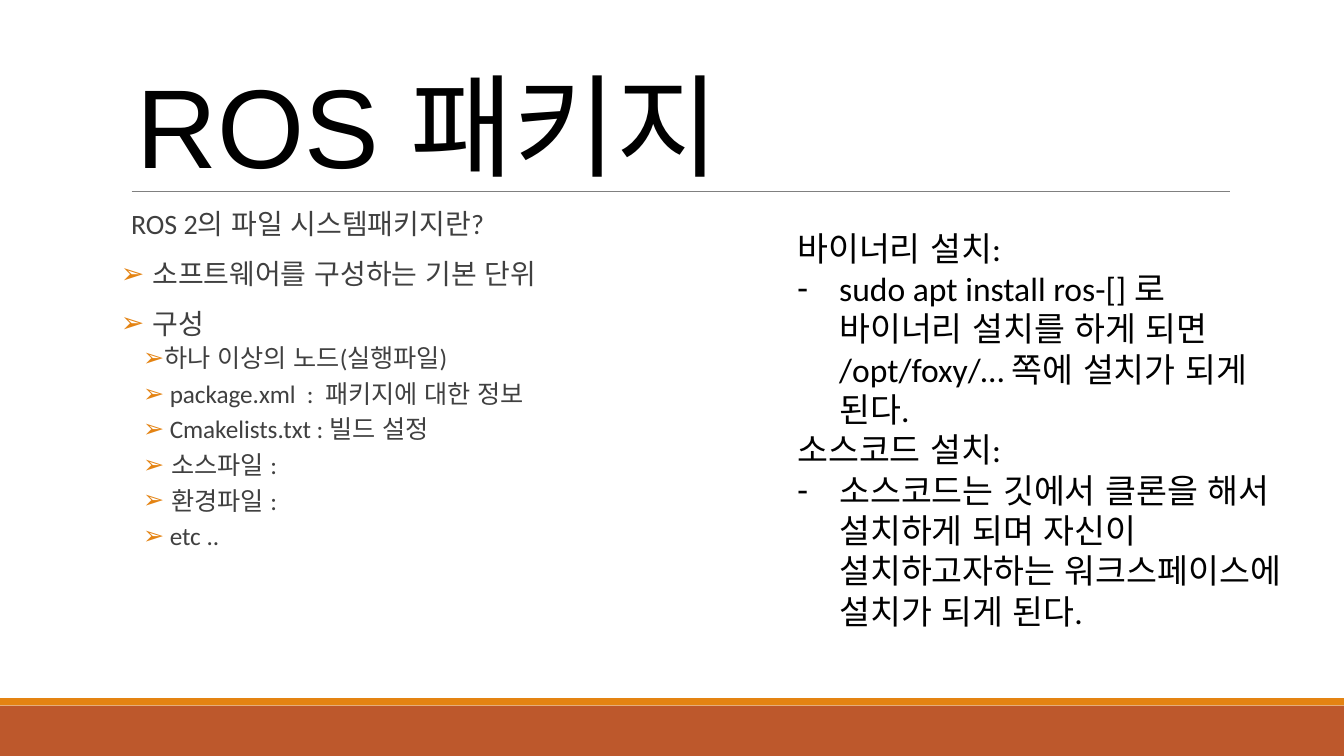
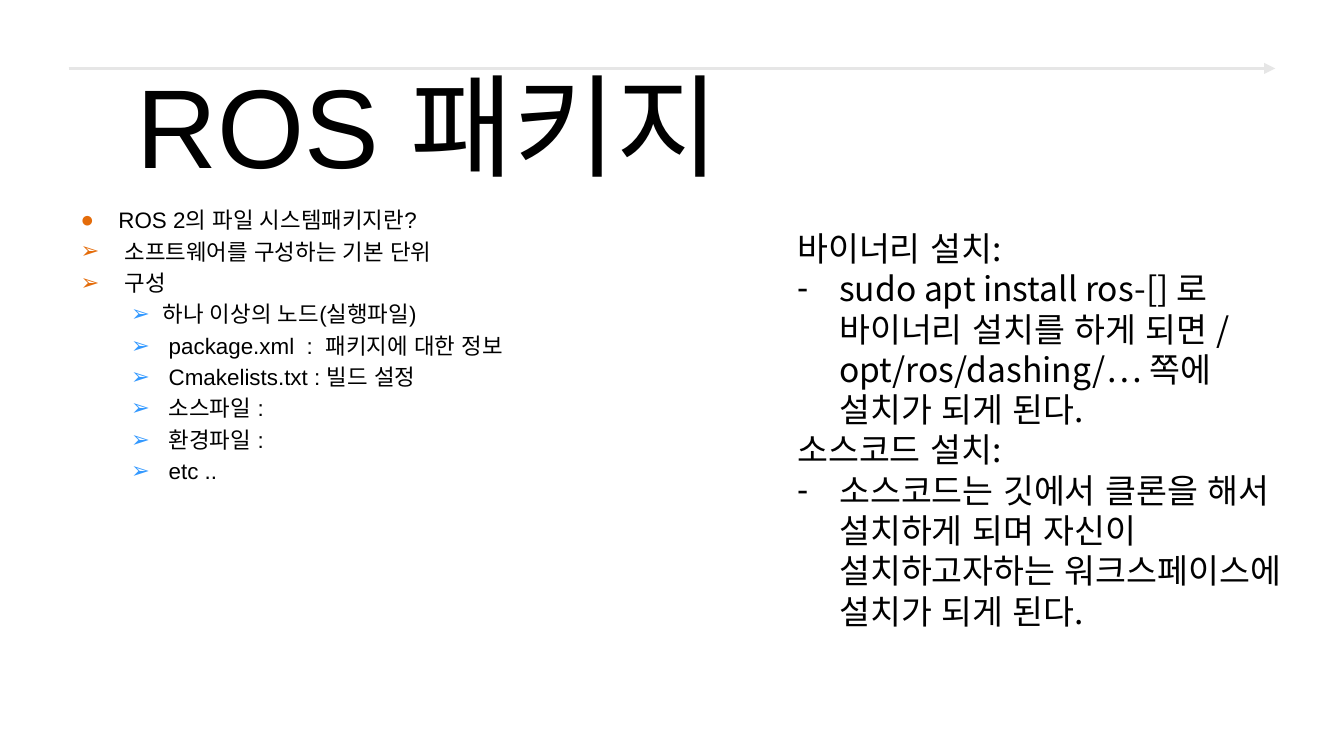
Before and after one commit to freshmea/ict_robot_dajung, a slide deck: slide 3 of pdf_ppt/3. ROS2/교안_ROS2 터틀봇_바인드소프트_2일차교욱.pptx (slide 4 before the commit). Drawn at 1344x756 pixels with LibreOffice and Linux fonts; fonts in the diff are those of the drawing; background and template pictures are left out. Boxes give left, top, right and bottom in pixels: in the first picture for what was removed or moved away, otherwise in the second. Text is boxed around its words. In the diff, an @@ line names an element or a change of style, - is before the commit and + after.

Commit message:
ppt

```diff
--- a/pdf_ppt/3. ROS2/교안_ROS2 터틀봇_바인드소프트_2일차교욱.pptx
+++ b/pdf_ppt/3. ROS2/교안_ROS2 터틀봇_바인드소프트_2일차교욱.pptx
@@ arrow added from (69, 69) to (1275, 69), #E6E6E6 1.5 pt @@
@@ text "ROS 2의 파일 시스템패키지란?": place and size @@
-text "ROS 2의 파일 시스템패키지란?" at box(131, 211, 537, 545)
+text "ROS 2의 파일 시스템패키지란?" at box(118, 209, 503, 480)
@@ text "ROS 2의 파일 시스템패키지란?" at box(118, 209, 503, 480): size 15 to 12 pt in "ROS 2의 파일 시스템패키지란?", "소프트웨어를 구성하는 기본 단위", "구성"; font Calibri to Arial, text colour #404040 to #000000; size 13.5 to 12 pt in "하나 이상의 노드(실행파일)", "package.xml : 패키지에 대한 정보", "Cmakelists.txt : 빌드 설정", "소스파일 :" and 2 more places; bullet   to ●; line spacing 0.9 to 1; less space between paragraphs; bullet colour #E48312 to #E46C0A; indent changed; bullet colour #E48312 to #3399FF @@
@@ line removed from (132, 192) to (1230, 192) @@
@@ text at box(797, 233, 1281, 627): font Calibri to Noto Sans CJK KR in "바이너리 설치:", "소스코드 설치:", "소스코드는 깃에서 클론을 해서 설치하게 되며 자신이 ..." @@
@@ text at box(839, 274, 1211, 425): text changed; font Calibri to Noto Sans CJK KR @@
-– sudo apt install ros-[] 로 바이너리 설치를 하게 되면 /opt/foxy/… 쪽에 설치가 되게 된다.
+– sudo apt install ros-[] 로 바이너리 설치를 하게 되면 /opt/ros/dashing/… 쪽에 설치가 되게 된다.
@@ rectangle removed at box(0, 706, 1344, 756) @@
@@ rectangle removed at box(0, 699, 1344, 706) @@
```
Also in this commit, not shown: 7 other slides changed, 6 slides added, 3 slides removed, 19 other files.
